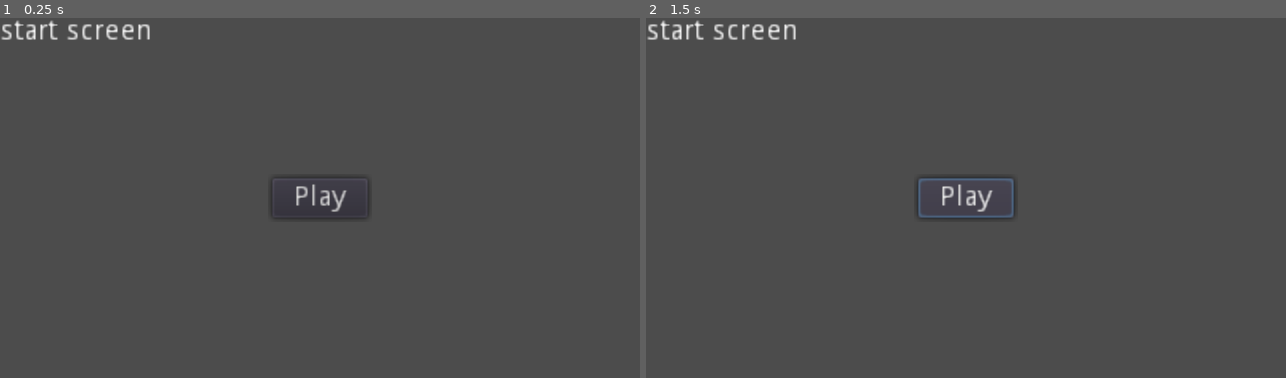
Above: before the commit, frames 1-2 (left to right).
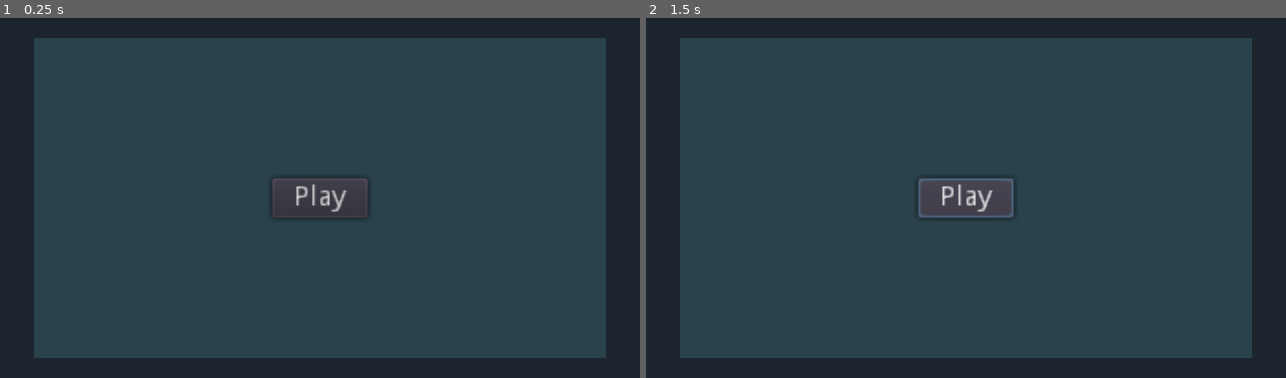
Above: after the commit, the same moments.

Repository: genericuser990/GameJamTowerTheme
Game: Godot game, scene res://Scenes/ui/StartScreen.tscn
Same seed, same stepped clock (60 frames per second), same inputs: the game is played once before the commit and once after it. This scene is started directly instead of the project's main scene.
Inputs:
- Up to frame 1 (0.25 s): no input
- Up to frame 2 (1.5 s): click "Play" at 0.5 s; click "Play" at 1.25 s

The runs differ from the first frame. In frame 1, 98% of the frame differs, in the area x 0-100%, y 0-100%; in frame 2, 98%.
Error before the commit: Invalid call. Nonexistent function 'setGUI' in base 'Nil'. (res://Scripts/StartScreen.gd:16)
Error after the commit: Invalid call. Nonexistent function 'setGUI' in base 'Nil'. (res://Scripts/SceneButton.gd:16)

Commit message:
more sprites, color changes

Diff:
--- a/SceneManager.gd
+++ /dev/null
@@ -1,13 +0,0 @@
-extends Node
-
-var currentGUIScene
-
-func _ready():
-	currentGUIScene = $GUI
-	Global.setSceneManager(self)
-
-func setGUI(newSceneStr : String):
-	currentGUIScene.queue_free()
-	var newGUIScene = load(newSceneStr)
-	currentGUIScene = newGUIScene
-	add_child(newGUIScene)
--- a/Scenes/DebugWorld.tscn
+++ b/Scenes/DebugWorld.tscn
@@ -8,8 +8,18 @@
 [ext_resource path="res://Scripts/DebugWorld.gd" type="Script" id=6]
 [ext_resource path="res://Scenes/Boat.tscn" type="PackedScene" id=7]
 
+[sub_resource type="StyleBoxFlat" id=1]
+bg_color = Color( 0.164706, 0.262745, 0.301961, 1 )
+
 [node name="DebugWorld" type="Node"]
 script = ExtResource( 6 )
+
+[node name="Panel" type="Panel" parent="."]
+margin_left = 30.0
+margin_top = 16.0
+margin_right = 295.0
+margin_bottom = 166.0
+custom_styles/panel = SubResource( 1 )
 
 [node name="Monster" parent="." instance=ExtResource( 1 )]
 position = Vector2( 123, 94 )
--- a/Scenes/ui/Menu.tscn
+++ b/Scenes/ui/Menu.tscn
@@ -1,22 +1,145 @@
-[gd_scene load_steps=2 format=2]
+[gd_scene load_steps=4 format=2]
 
 [ext_resource path="res://Scenes/ui/LevelSelectButton.tscn" type="PackedScene" id=1]
+[ext_resource path="res://ThemesFonts/menuTheme.tres" type="Theme" id=2]
+[ext_resource path="res://Scripts/SceneButton.gd" type="Script" id=3]
 
 [node name="Menu" type="Control"]
 anchor_right = 1.0
 anchor_bottom = 1.0
+script = ExtResource( 3 )
+transitionScene = "res://Scenes/ui/StartScreen.tscn"
 
-[node name="MarginContainer" type="MarginContainer" parent="."]
+[node name="Panel" type="Panel" parent="."]
+anchor_right = 1.0
+anchor_bottom = 1.0
+margin_left = 102.0
+margin_right = -102.0
+theme = ExtResource( 2 )
+
+[node name="MarginContainer" type="MarginContainer" parent="Panel"]
 anchor_right = 1.0
 anchor_bottom = 1.0
 margin_left = 10.0
 margin_top = 10.0
 margin_right = -10.0
 margin_bottom = -10.0
+theme = ExtResource( 2 )
 
-[node name="ItemList" type="ItemList" parent="MarginContainer"]
-margin_right = 300.0
+[node name="GridContainer" type="GridContainer" parent="Panel/MarginContainer"]
+margin_right = 96.0
 margin_bottom = 160.0
+columns = 5
 
-[node name="LevelSelectButton" parent="MarginContainer/ItemList" instance=ExtResource( 1 )]
+[node name="LevelSelectButton" parent="Panel/MarginContainer/GridContainer" instance=ExtResource( 1 )]
 level = "res://Scenes/DebugWorld.tscn"
+
+[node name="LevelSelectButton2" parent="Panel/MarginContainer/GridContainer" instance=ExtResource( 1 )]
+margin_left = 20.0
+margin_right = 36.0
+
+[node name="LevelSelectButton3" parent="Panel/MarginContainer/GridContainer" instance=ExtResource( 1 )]
+margin_left = 40.0
+margin_right = 56.0
+
+[node name="LevelSelectButton4" parent="Panel/MarginContainer/GridContainer" instance=ExtResource( 1 )]
+margin_left = 60.0
+margin_right = 76.0
+
+[node name="LevelSelectButton5" parent="Panel/MarginContainer/GridContainer" instance=ExtResource( 1 )]
+margin_left = 80.0
+margin_right = 96.0
+
+[node name="LevelSelectButton6" parent="Panel/MarginContainer/GridContainer" instance=ExtResource( 1 )]
+margin_top = 20.0
+margin_bottom = 36.0
+level = "res://Scenes/DebugWorld.tscn"
+
+[node name="LevelSelectButton7" parent="Panel/MarginContainer/GridContainer" instance=ExtResource( 1 )]
+margin_left = 20.0
+margin_top = 20.0
+margin_right = 36.0
+margin_bottom = 36.0
+
+[node name="LevelSelectButton8" parent="Panel/MarginContainer/GridContainer" instance=ExtResource( 1 )]
+margin_left = 40.0
+margin_top = 20.0
+margin_right = 56.0
+margin_bottom = 36.0
+
+[node name="LevelSelectButton9" parent="Panel/MarginContainer/GridContainer" instance=ExtResource( 1 )]
+margin_left = 60.0
+margin_top = 20.0
+margin_right = 76.0
+margin_bottom = 36.0
+
+[node name="LevelSelectButton10" parent="Panel/MarginContainer/GridContainer" instance=ExtResource( 1 )]
+margin_left = 80.0
+margin_top = 20.0
+margin_right = 96.0
+margin_bottom = 36.0
+
+[node name="LevelSelectButton11" parent="Panel/MarginContainer/GridContainer" instance=ExtResource( 1 )]
+margin_top = 40.0
+margin_bottom = 56.0
+level = "res://Scenes/DebugWorld.tscn"
+
+[node name="LevelSelectButton12" parent="Panel/MarginContainer/GridContainer" instance=ExtResource( 1 )]
+margin_left = 20.0
+margin_top = 40.0
+margin_right = 36.0
+margin_bottom = 56.0
+
+[node name="LevelSelectButton13" parent="Panel/MarginContainer/GridContainer" instance=ExtResource( 1 )]
+margin_left = 40.0
+margin_top = 40.0
+margin_right = 56.0
+margin_bottom = 56.0
+
+[node name="LevelSelectButton14" parent="Panel/MarginContainer/GridContainer" instance=ExtResource( 1 )]
+margin_left = 60.0
+margin_top = 40.0
+margin_right = 76.0
+margin_bottom = 56.0
+
+[node name="LevelSelectButton15" parent="Panel/MarginContainer/GridContainer" instance=ExtResource( 1 )]
+margin_left = 80.0
+margin_top = 40.0
+margin_right = 96.0
+margin_bottom = 56.0
+
+[node name="LevelSelectButton16" parent="Panel/MarginContainer/GridContainer" instance=ExtResource( 1 )]
+margin_top = 60.0
+margin_bottom = 76.0
+level = "res://Scenes/DebugWorld.tscn"
+
+[node name="LevelSelectButton17" parent="Panel/MarginContainer/GridContainer" instance=ExtResource( 1 )]
+margin_left = 20.0
+margin_top = 60.0
+margin_right = 36.0
+margin_bottom = 76.0
+
+[node name="LevelSelectButton18" parent="Panel/MarginContainer/GridContainer" instance=ExtResource( 1 )]
+margin_left = 40.0
+margin_top = 60.0
+margin_right = 56.0
+margin_bottom = 76.0
+
+[node name="LevelSelectButton19" parent="Panel/MarginContainer/GridContainer" instance=ExtResource( 1 )]
+margin_left = 60.0
+margin_top = 60.0
+margin_right = 76.0
+margin_bottom = 76.0
+
+[node name="LevelSelectButton20" parent="Panel/MarginContainer/GridContainer" instance=ExtResource( 1 )]
+margin_left = 80.0
+margin_top = 60.0
+margin_right = 96.0
+margin_bottom = 76.0
+
+[node name="Button" type="Button" parent="."]
+margin_left = 24.0
+margin_top = 136.0
+margin_right = 90.0
+margin_bottom = 156.0
+text = "back"
--- a/Scenes/ui/StartScreen.tscn
+++ b/Scenes/ui/StartScreen.tscn
@@ -1,16 +1,21 @@
 [gd_scene load_steps=2 format=2]
 
-[ext_resource path="res://Scripts/StartScreen.gd" type="Script" id=1]
+[ext_resource path="res://Scripts/SceneButton.gd" type="Script" id=1]
 
 [node name="StartScreen" type="Control"]
 anchor_right = 1.0
 anchor_bottom = 1.0
 script = ExtResource( 1 )
+transitionScene = "res://Scenes/ui/Menu.tscn"
 
-[node name="Label" type="Label" parent="."]
-margin_right = 76.0
-margin_bottom = 14.0
-text = "start screen"
+[node name="ColorRect" type="ColorRect" parent="."]
+anchor_right = 1.0
+anchor_bottom = 1.0
+margin_left = 17.0
+margin_top = 10.0
+margin_right = -17.0
+margin_bottom = -10.0
+color = Color( 0.164706, 0.262745, 0.301961, 1 )
 
 [node name="Button" type="Button" parent="."]
 anchor_left = 0.5
--- a/Scripts/StartScreen.gd
+++ b/Scripts/SceneButton.gd
@@ -6,11 +6,11 @@
 # var b = "text"
 
 onready var button := $Button
-var menuScene := "res://Scenes/ui/Menu.tscn"
+export var transitionScene : String
 
 # Called when the node enters the scene tree for the first time.
 func _ready():
 	button.connect("pressed", self, "onPlayButtonPressed")
 
 func onPlayButtonPressed():
-	Global.sceneManager.setGUI(menuScene)
+	Global.sceneManager.setGUI(transitionScene)
--- a/ThemesFonts/menuTheme.tres
+++ b/ThemesFonts/menuTheme.tres
@@ -1,7 +1,24 @@
-[gd_resource type="Theme" load_steps=2 format=2]
+[gd_resource type="Theme" load_steps=5 format=2]
 
 [ext_resource path="res://ThemesFonts/pixelFont.tres" type="DynamicFont" id=1]
 
+[sub_resource type="StyleBoxEmpty" id=1]
+
+[sub_resource type="StyleBoxFlat" id=2]
+bg_color = Color( 0.164706, 0.262745, 0.301961, 1 )
+
+[sub_resource type="StyleBoxFlat" id=3]
+bg_color = Color( 0.164706, 0.262745, 0.301961, 1 )
+
 [resource]
 default_font = ExtResource( 1 )
+GridContainer/constants/hseparation = 4
+GridContainer/constants/vseparation = 4
 Label/fonts/font = ExtResource( 1 )
+Label/styles/normal = SubResource( 1 )
+MarginContainer/constants/margin_bottom = 0
+MarginContainer/constants/margin_left = 0
+MarginContainer/constants/margin_right = 0
+MarginContainer/constants/margin_top = 0
+Panel/styles/panel = SubResource( 2 )
+PanelContainer/styles/panel = SubResource( 3 )
--- a/project.godot
+++ b/project.godot
@@ -69,4 +69,5 @@
 
 [rendering]
 
-environment/default_environment="res://Sprites/default_env.tres"
+environment/default_clear_color=Color( 0.113725, 0.145098, 0.180392, 1 )
+environment/default_environment="res://ThemesFonts/default_env.tres"
Not shown: 1 places in Scenes/DebugWorld.tscn that only renumber resources
Binary file added: Sprites/moveableRock1.png
Not shown, added: Sprites/moveableRock1.png.import
Binary file added: Sprites/rock1.png
Not shown, added: Sprites/rock1.png.import
Binary file added: Sprites/rock2.png
Not shown, added: Sprites/rock2.png.import
Binary file added: Sprites/rock3.png
Not shown, changed: Sprites/rock3.png.import
Renamed: Sprites/default_env.tres -> ThemesFonts/default_env.tres
Binary file removed: monster.png
